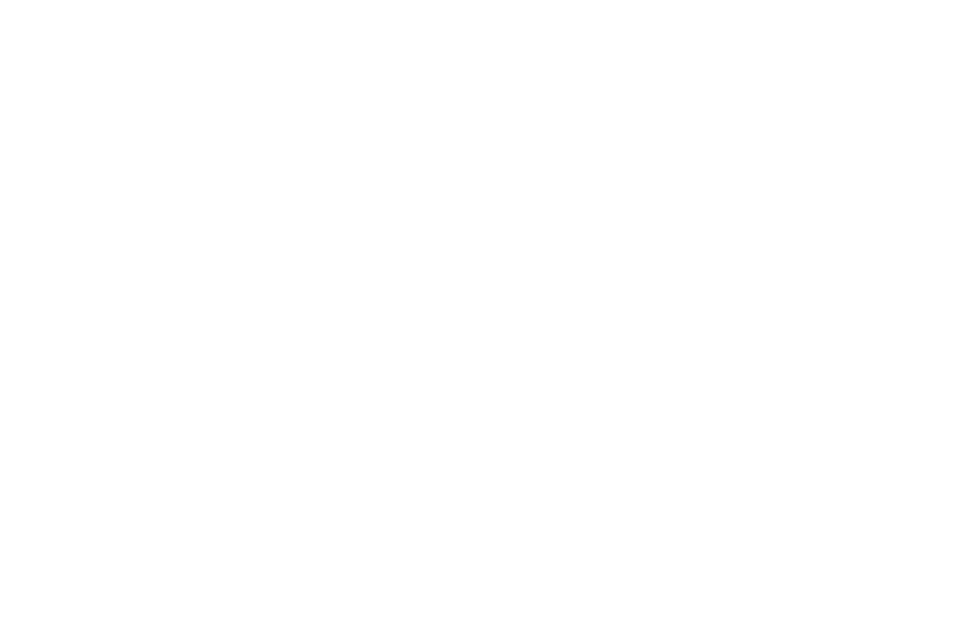
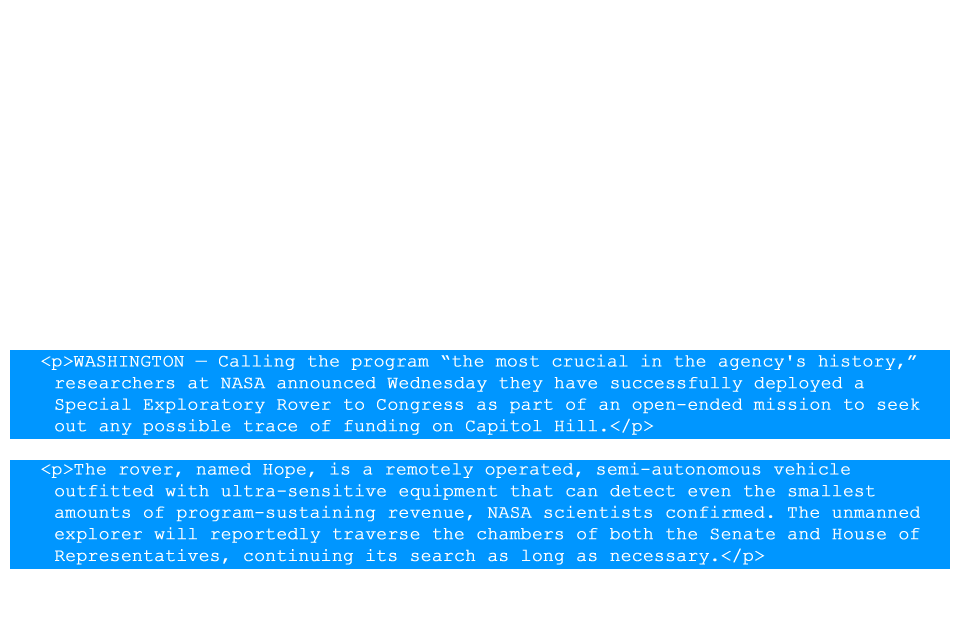
Before/after of a 960×640 layered artwork. What changed in the layer stack:
added layer "Layer 5" (screen) above "Layer 4 copy" over [10, 350, 950, 569]
